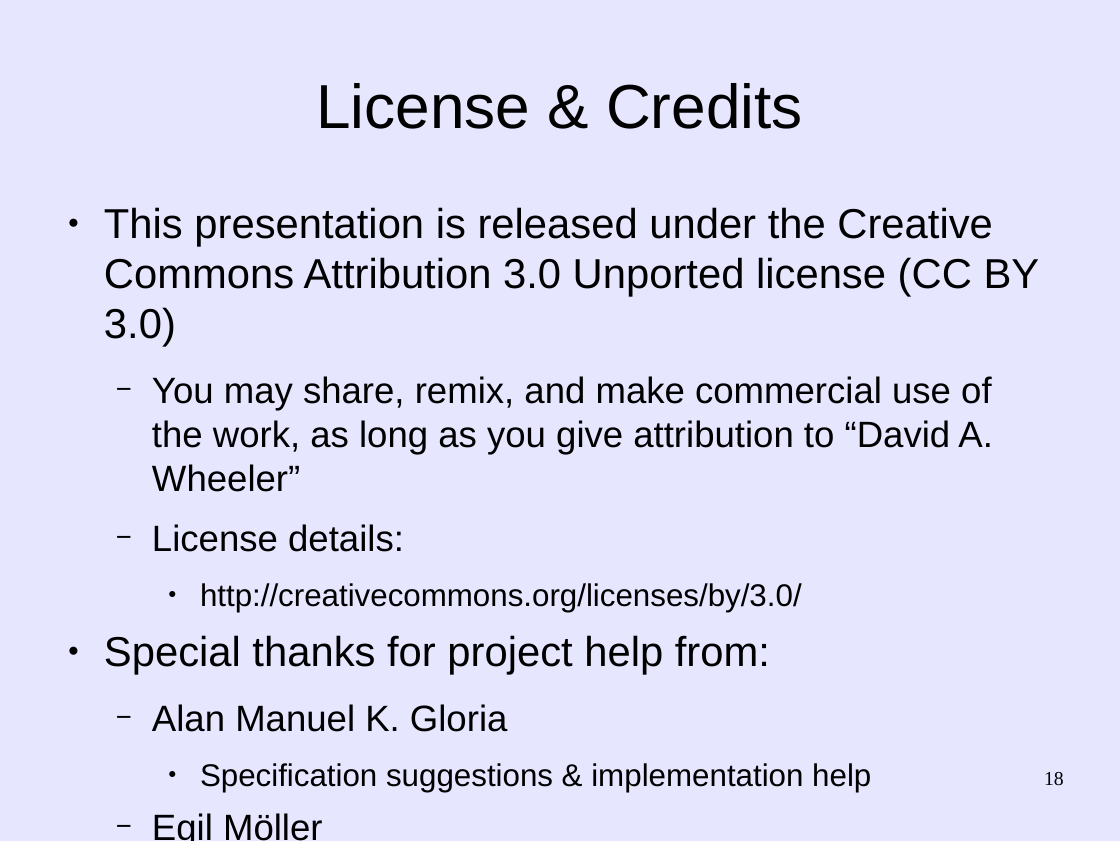
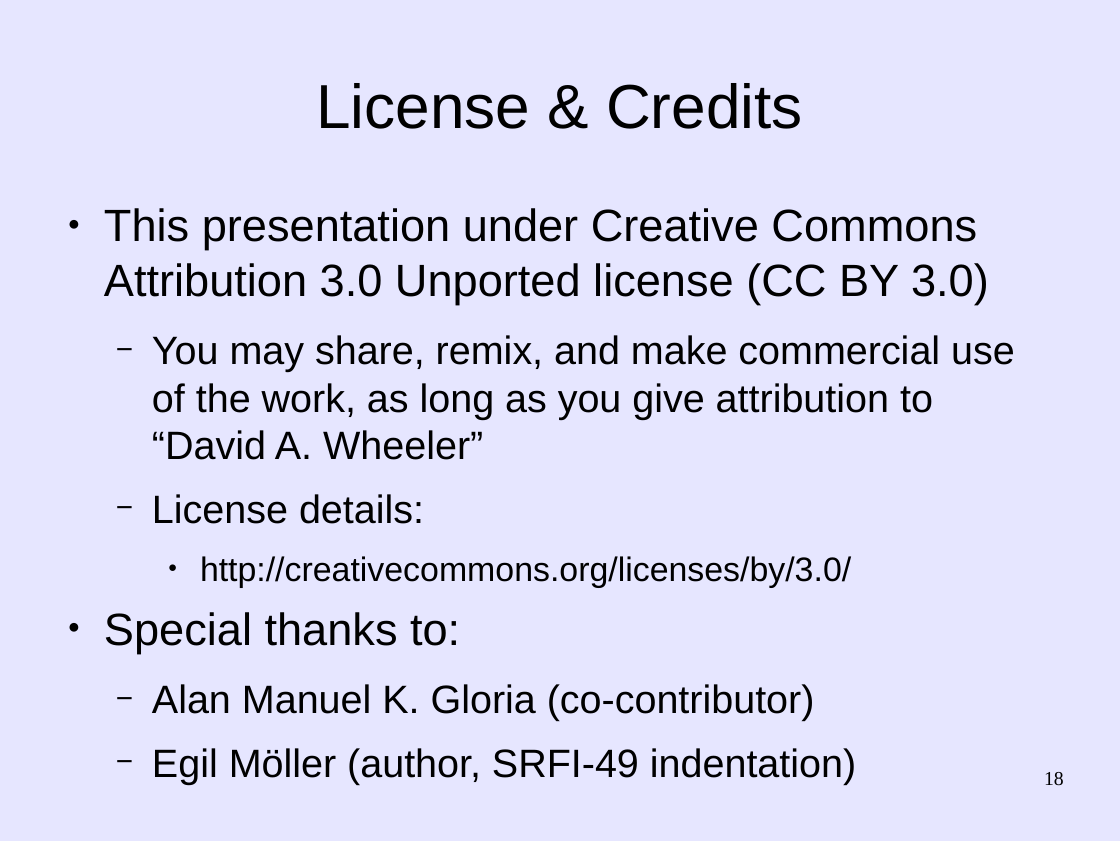
Before and after one commit to martin12333/Readable-Lisp-S-expressions, a slide deck: slide 18 of readable-s-expressions.odp. Drawn at 1120x841 pixels with LibreOffice and Linux fonts; fonts in the diff are those of the drawing. Boxes give left, top, right and bottom in pixels: in the first picture for what was removed or moved away, otherwise in the second. Text is boxed around its words. In the diff, an @@ line names an element or a change of style, - is before the commit and + after.

```diff
--- a/readable-s-expressions.odp
+++ b/readable-s-expressions.odp
@@ text at box(104, 208, 989, 304): text changed; size 29.6 to 32 pt @@
-● This presentation is released under the Creative Commons Attribution 3.0 Unported license (CC BY 3.0)
+● This presentation under Creative Commons Attribution 3.0 Unported license (CC BY 3.0)
@@ text at box(152, 335, 1015, 587): size 25.9 to 28 pt in "You may share, remix, and make commercial ...", "License details:"; size 22.2 to 24 pt in "http://creativecommons.org/licenses/by/3.0/" @@
@@ text at box(104, 612, 856, 784): text changed; size 22.2 to 28 pt @@
-● Special thanks for project help from:
-  − Alan Manuel K. Gloria
-    ● Specification suggestions & implementation help
-  − Egil Möller
-    ● Author of SRFI-49 indentation approach, an important starting point
+● Special thanks to:
+  − Alan Manuel K. Gloria (co-contributor)
+  − Egil Möller (author, SRFI-49 indentation)
```
Also in this commit, not shown: 8 other slides changed.
